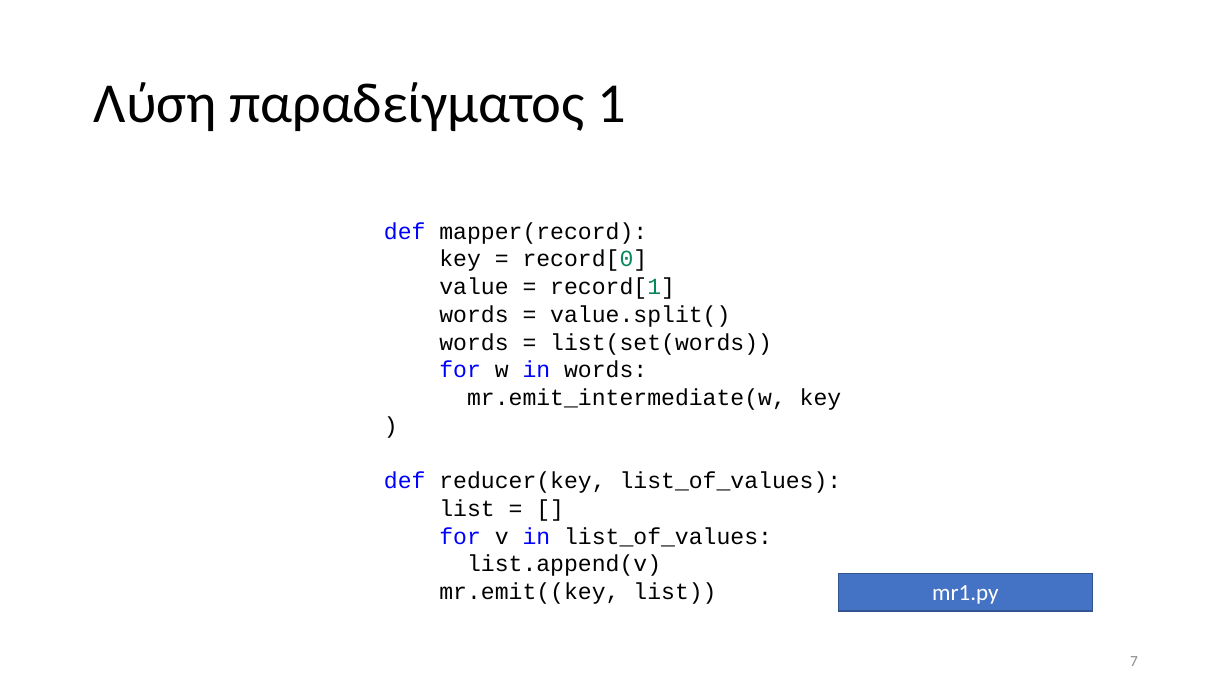
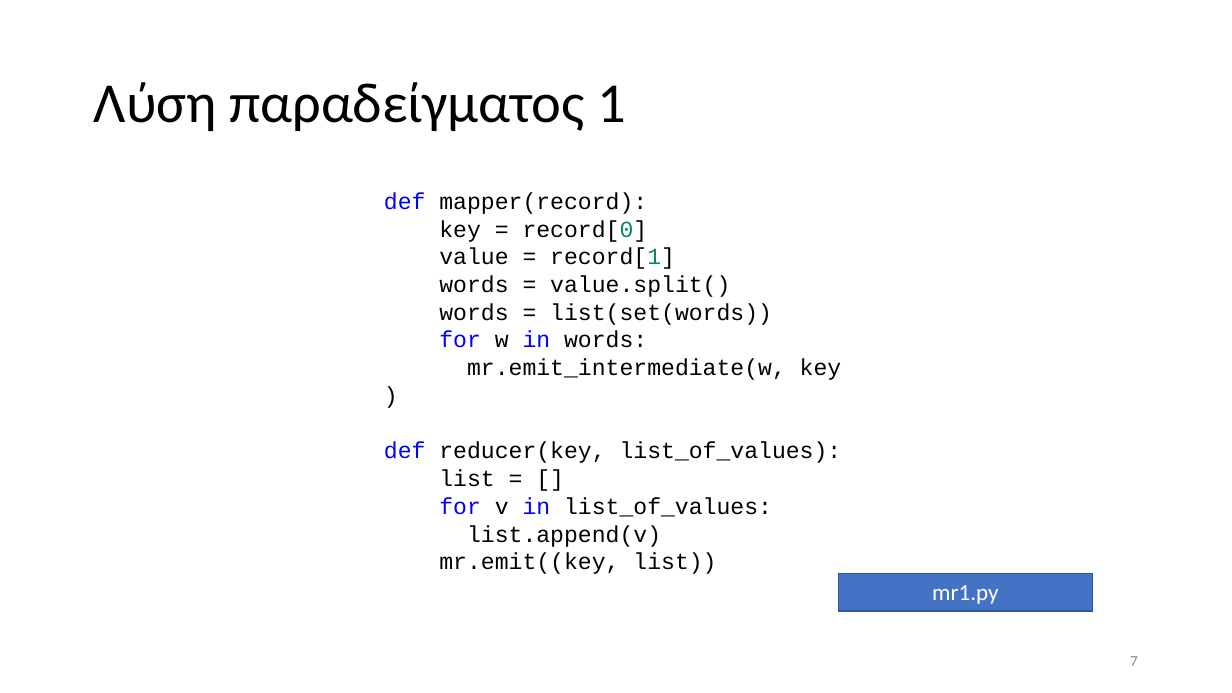
Before and after one commit to chgogos/big_data, a slide deck: slide 7 of 05. Map Reduce παραδείγματα.pptx. Drawn at 1232x693 pixels with LibreOffice and Linux fonts; fonts in the diff are those of the drawing. Boxes give left, top, right and bottom in pixels: in the first picture for what was removed or moved away, otherwise in the second. Text is boxed around its words. In the diff, an @@ line names an element or a change of style, - is before the commit and + after.

```diff
--- a/05. Map Reduce παραδείγματα.pptx
+++ b/05. Map Reduce παραδείγματα.pptx
@@ text "def mapper(record):": place and size @@
-text "def mapper(record):" at (384, 222, 842, 604)
+text "def mapper(record):" at (384, 192, 842, 574)
```
Also in this commit, not shown: 1 other slide changed, 1 other file.
